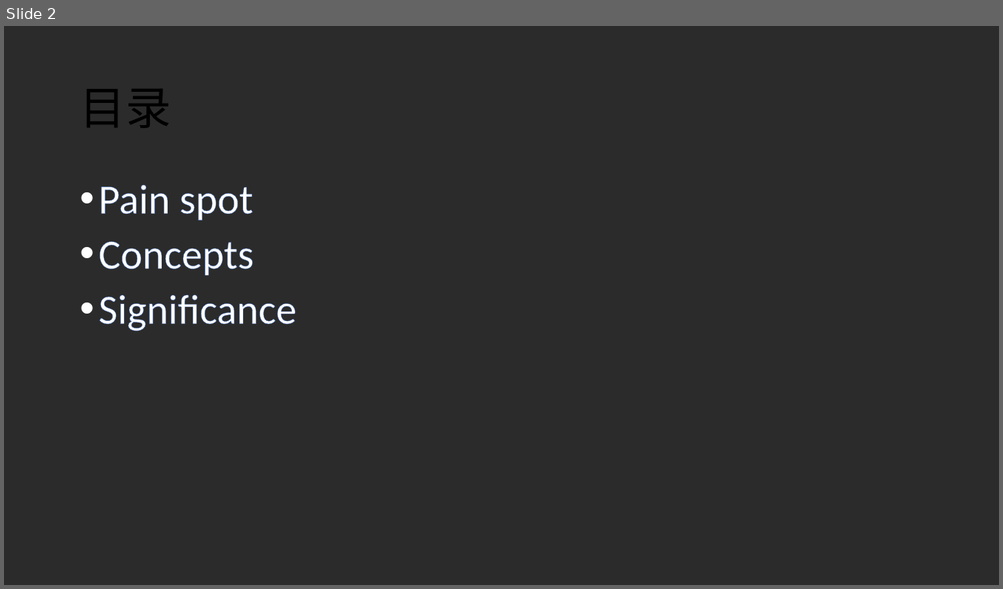
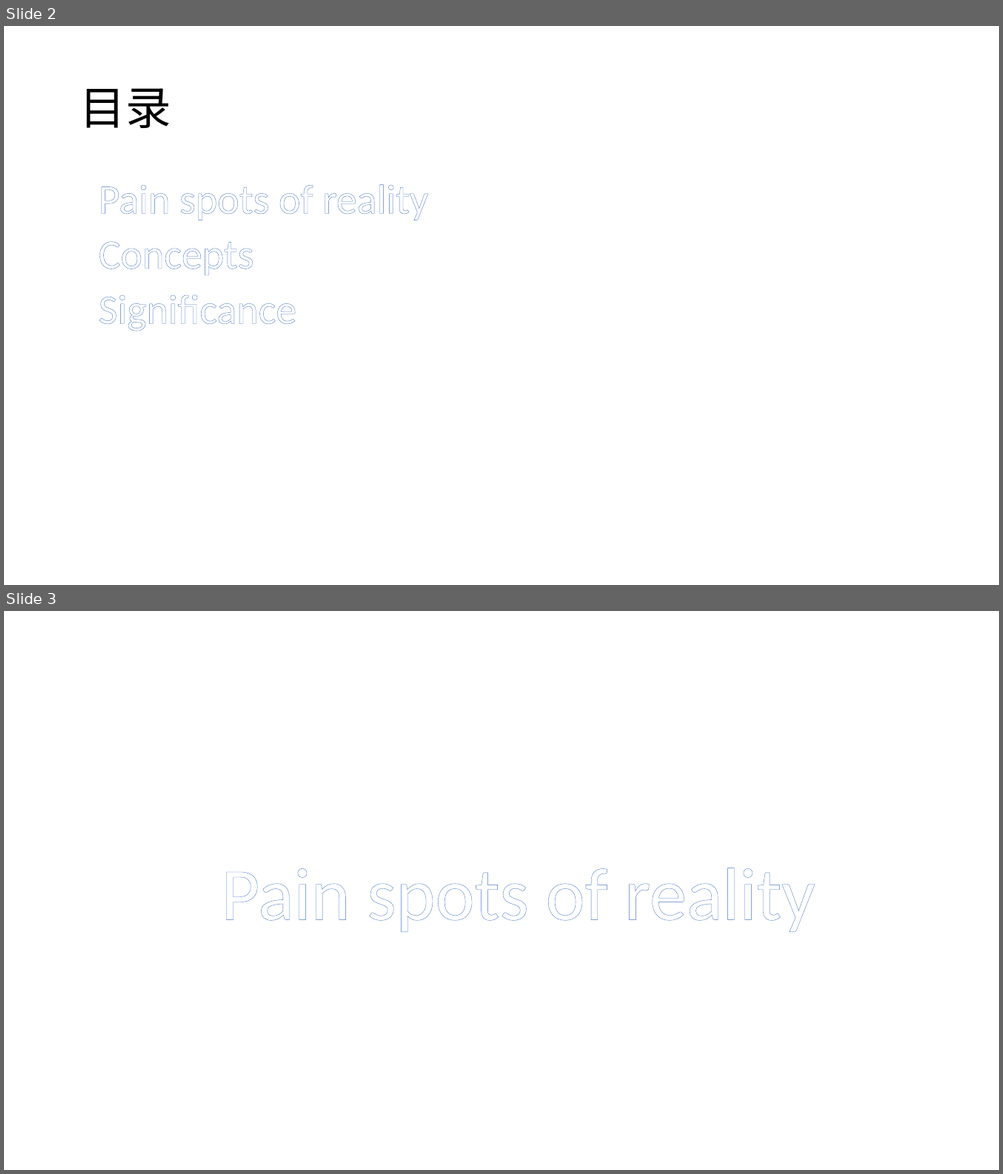
Before and after one commit to llxxbb/Nature, a slide deck: doc/nature.pptx. Shown one above the other, each under a label of ours: slide 2 before the commit, slides 2 and 3 after it. The pictures are 1003x589 and 1003x1174 pixels, drawn with LibreOffice and Linux fonts; fonts in the diff are those of the drawing; background and template pictures are left out; a plain dark background stands for a picture behind light text. Boxes give left, top, right and bottom in pixels: in the first picture for what was removed or moved away, otherwise in the second. Text is boxed around its words. In the diff, an @@ line names an element or a change of style, - is before the commit and + after.

```diff
--- a/doc/nature.pptx
+++ b/doc/nature.pptx
@@ slide 3 added at (4,611,999,1170), background #FFFFFF @@
@@ text added at (221,868,815,932), 72 pt, text #FFFFFF @@
+Pain spots of reality
@@ slide 2 changed as well @@
@@ background picture (left out) to #FFFFFF @@
@@ text at (99,184,428,221): text changed @@
-• Pain spot
+• Pain spots of reality
```
Also in this commit, not shown: 15 other slides changed, 1 slide removed, 4 other files.
